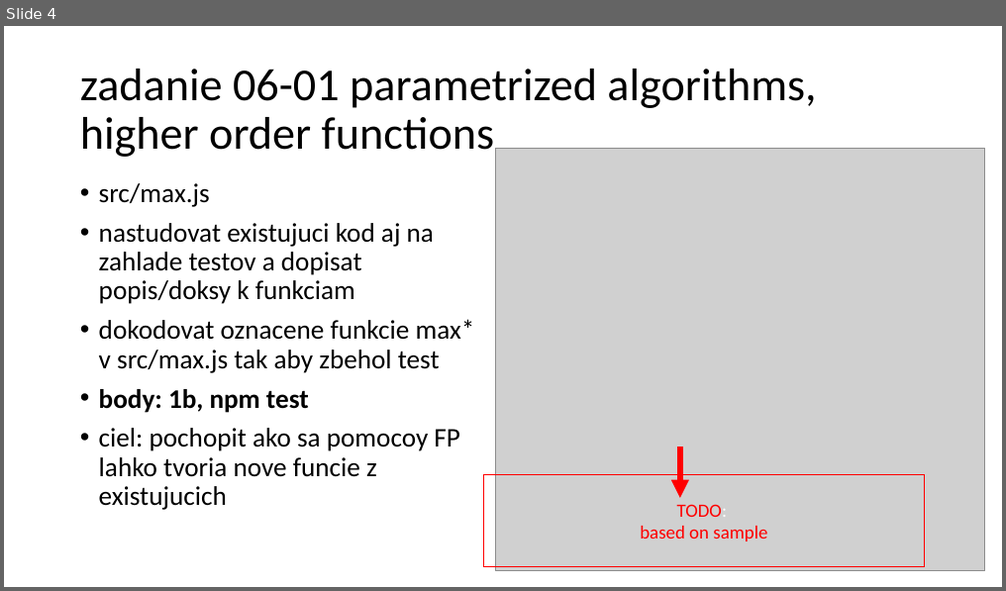
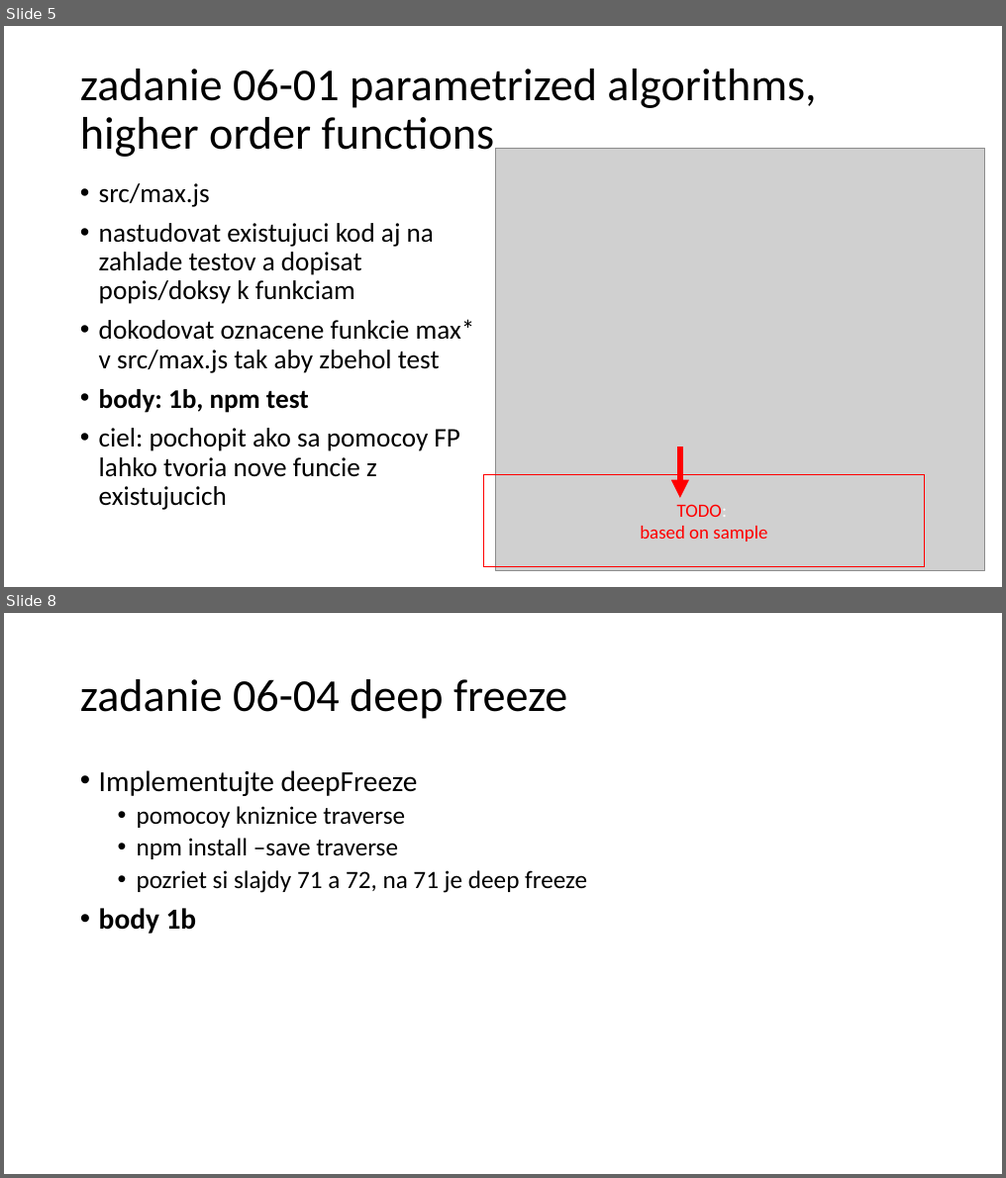
Before and after one commit to yimejky/wawjs, a slide deck: 06-cvicenie/06-cvicenie.pptx. Shown one above the other, each under a label of ours: slide 4 before the commit, slides 5 and 8 after it; the slides between them are not shown. The pictures are 1006x591 and 1006x1178 pixels, drawn with LibreOffice and Linux fonts; fonts in the diff are those of the drawing; grey boxes stand for pictures. Boxes give left, top, right and bottom in pixels: in the first picture for what was removed or moved away, otherwise in the second. Text is boxed around its words. In the diff, an @@ line names an element or a change of style, - is before the commit and + after.

```diff
--- a/06-cvicenie/06-cvicenie.pptx
+++ b/06-cvicenie/06-cvicenie.pptx
@@ slide 8 added at (4,613,1002,1174), background #FFFFFF @@
@@ title added at (80,679,567,719), 44 pt, text #000000 @@
+zadanie 06-04 deep freeze
@@ text added at (99,770,587,934), 24 pt, text #000000 @@
+• Implementujte deepFreeze
+  • pomocoy kniznice traverse
+  • npm install –save traverse
+  • pozriet si slajdy 71 a 72, na 71 je deep freeze
+• body 1b
@@ what was slide 4 is now slide 5 @@
```
Also in this commit, not shown: 2 slides changed, 2 other slides added, 5 other files.
